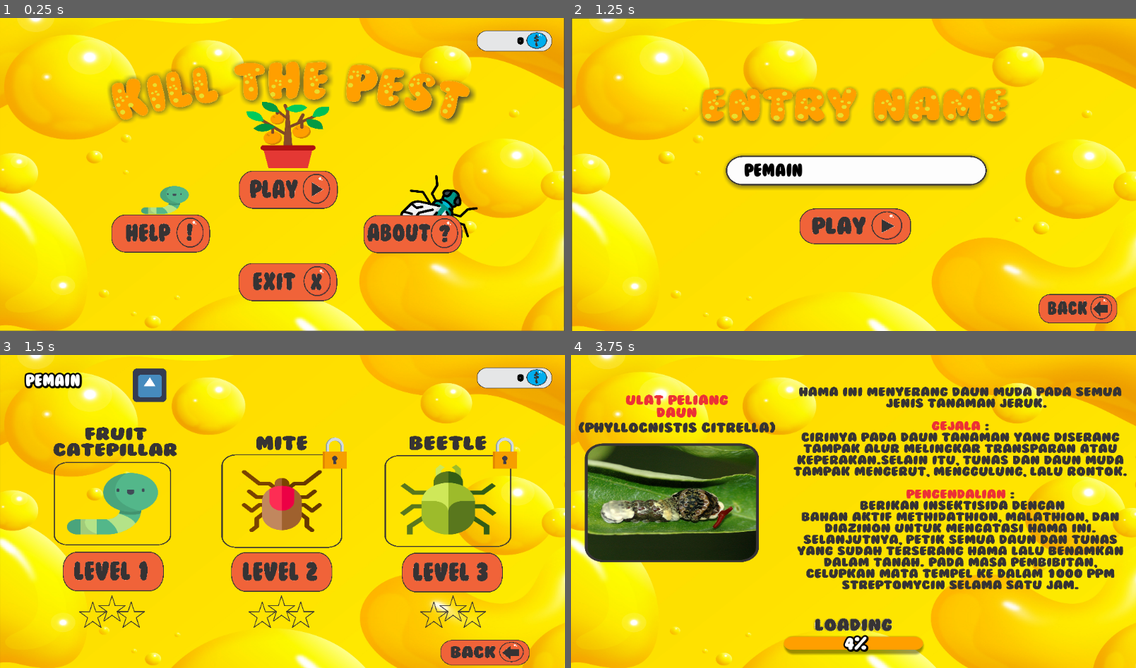
Above: before the commit, frames 1-4 (two rows, left to right).
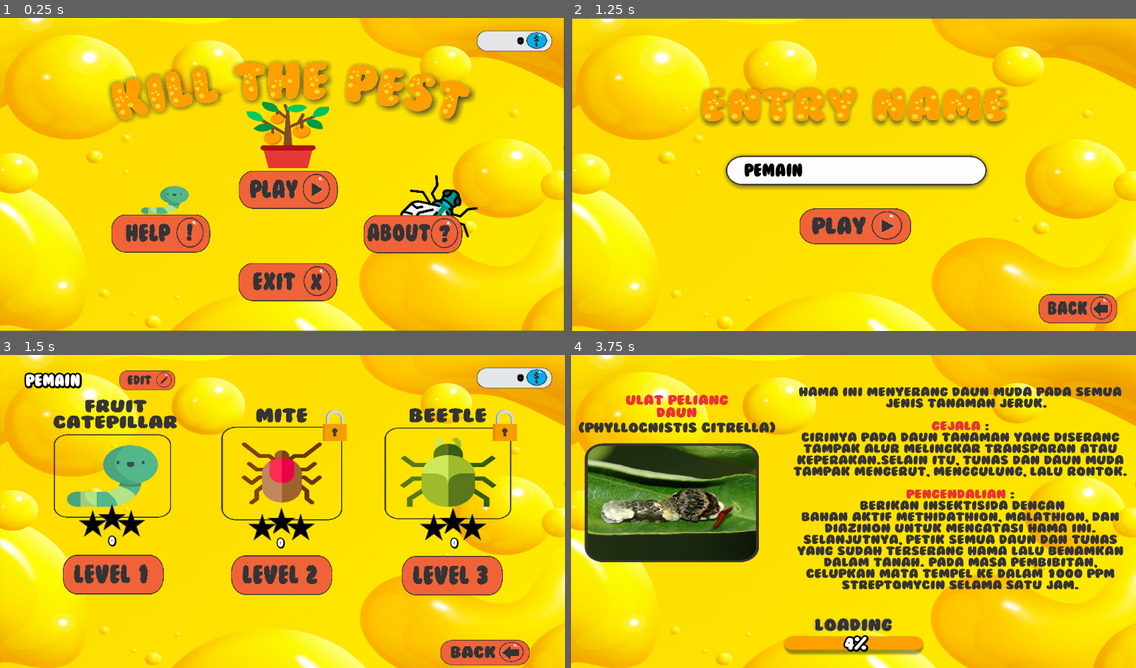
Above: after the commit, the same moments.

Repository: AryaRamadhan24/PPL
Game: Godot game, scene res://scene/Main Menu.tscn
Same seed, same stepped clock (60 frames per second), same inputs: the game is played once before the commit and once after it. The engine's default icon, where the game draws it, is replaced by a stand-in: a white triangle on a blue panel in a dark square.
Inputs (mouse positions are in pixels of both pictures, inside the frame that each line leads up to; where the layout moved, square brackets give the same spot in the first picture):
- Up to frame 1 (0.25 s): no input
- Up to frame 2 (1.25 s): click (859, 190) at 0.5 s
- Up to frame 3 (1.5 s): click (282, 564) at 1.25 s
- Up to frame 4 (3.75 s): click (853, 574) [853, 570] at 2 s; click (1023, 577) [1023, 574] at 2.75 s; click (684, 574) [684, 570] at 3.5 s

Frames 1-2 are identical in both runs. In frame 3, 18% of the frame differs, in the area x 9-92%, y 4-88%; in frame 4, nothing differs.
Error before the commit: Invalid get index 'get_unlocked_lvl' (on base: 'Node (db.gd)'). Did you mean '.get_unlocked_lvl()' or funcref(obj, "get_unlocked_lvl") ? (res://script/Level)

Commit message:
Add: level star

Diff:
--- a/element/mob/bom.gd
+++ b/element/mob/bom.gd
@@ -3,7 +3,7 @@
 const txt = preload("res://element/explosion.png")
 
 const UP = Vector2(0, -1)
-const GRAVITY = 7
+const GRAVITY = 5
 const ACCELERATION = 10
 const MAX_SPEED = 200
 const JUMP_HEIGHT = -550
@@ -18,11 +18,11 @@
 	pass # Replace with function body.
 
 func _process(delta):
-	$hilang.text = str(stepify($BomHilang.get_time_left(),0.1))
+	$hilang.text = str(int($BomHilang.get_time_left()))
 
 
 func _on_Bom_Hilang_timeout():
 	$bom.texture = txt
 	$hilang.hide()
-	yield(get_tree().create_timer(0.5), "timeout")
+	yield(get_tree().create_timer(0.2), "timeout")
 	$".".queue_free()
--- a/element/mob/bom.tscn
+++ b/element/mob/bom.tscn
@@ -5,7 +5,7 @@
 [ext_resource path="res://element/font/Bubblegum.ttf" type="DynamicFontData" id=3]
 
 [sub_resource type="CapsuleShape2D" id=1]
-radius = 39.8794
+radius = 47.2631
 height = 0.0
 
 [sub_resource type="DynamicFont" id=2]
@@ -27,7 +27,7 @@
 shape = SubResource( 1 )
 
 [node name="BomHilang" type="Timer" parent="."]
-wait_time = 5.0
+wait_time = 7.0
 autostart = true
 
 [node name="hilang" type="Label" parent="."]
--- /dev/null
+++ b/element/mob/wanderController.gd
@@ -0,0 +1,24 @@
+extends Node2D
+
+export(int) var wander_range = 32
+
+onready var start_position = global_position
+onready var target_position = global_position
+
+onready var timer = $Timer
+
+func _ready():
+	update_target_position()
+
+func update_target_position():
+	var target_vector = Vector2(rand_range(-wander_range, wander_range), rand_range(-wander_range, wander_range))
+	target_position = start_position + target_vector
+
+func get_time_left():
+	return timer.time_left
+
+func start_wander_timer(duration):
+	timer.start(duration)
+
+func _on_Timer_timeout():
+	update_target_position()
--- a/scene/Level Menu.tscn
+++ b/scene/Level Menu.tscn
@@ -11,13 +11,19 @@
 [ext_resource path="res://script/Level Menu.gd" type="Script" id=9]
 [ext_resource path="res://element/font/Bubblegum.ttf" type="DynamicFontData" id=10]
 [ext_resource path="res://element/back.png" type="Texture" id=11]
-[ext_resource path="res://icon.png" type="Texture" id=12]
+[ext_resource path="res://element/edit.png" type="Texture" id=12]
 [ext_resource path="res://element/padlock.png" type="Texture" id=13]
 [ext_resource path="res://element/bintang.png" type="Texture" id=14]
 
 [sub_resource type="DynamicFont" id=1]
 size = 30
 outline_size = 3
+outline_color = Color( 0, 0, 0, 1 )
+font_data = ExtResource( 10 )
+
+[sub_resource type="DynamicFont" id=3]
+size = 20
+outline_size = 2
 outline_color = Color( 0, 0, 0, 1 )
 font_data = ExtResource( 10 )
 
@@ -53,70 +59,162 @@
 }
 
 [node name="TextureButton" type="TextureButton" parent="username"]
-margin_left = 204.657
-margin_top = 2.51984
-margin_right = 268.657
-margin_bottom = 66.5198
+margin_left = 179.344
+margin_top = -0.990959
+margin_right = 286.344
+margin_bottom = 52.009
 texture_normal = ExtResource( 12 )
+expand = true
+stretch_mode = 5
 __meta__ = {
 "_edit_use_anchors_": false
 }
 
 [node name="Ulat" type="Sprite" parent="."]
-position = Vector2( 220.102, 251.661 )
+position = Vector2( 220.102, 198.661 )
 scale = Vector2( 0.13629, 0.0969595 )
 texture = ExtResource( 2 )
 
 [node name="Level 1" type="TextureButton" parent="."]
 margin_left = 119.573
-margin_top = 377.314
+margin_top = 383.314
 margin_right = 312.573
-margin_bottom = 453.314
+margin_bottom = 459.314
 texture_normal = ExtResource( 6 )
 expand = true
 __meta__ = {
 "_edit_use_anchors_": false
 }
 
+[node name="score1" type="Label" parent="."]
+margin_left = 129.0
+margin_top = 330.0
+margin_right = 300.0
+margin_bottom = 384.0
+custom_fonts/font = SubResource( 3 )
+custom_colors/font_color = Color( 1, 1, 1, 1 )
+custom_colors/font_outline_modulate = Color( 0, 0, 0, 1 )
+custom_colors/font_color_shadow = Color( 0, 0, 0, 1 )
+text = "{score}"
+align = 1
+valign = 1
+autowrap = true
+max_lines_visible = 1
+__meta__ = {
+"_edit_use_anchors_": false
+}
+
+[node name="star_stg1" type="TextureRect" parent="."]
+margin_left = 151.497
+margin_top = 286.373
+margin_right = 277.497
+margin_bottom = 348.373
+texture = ExtResource( 14 )
+expand = true
+stretch_mode = 7
+__meta__ = {
+"_edit_use_anchors_": false
+}
+
 [node name="Lebah" type="Sprite" parent="."]
-position = Vector2( 538.749, 262.302 )
+position = Vector2( 538.749, 209.302 )
 scale = Vector2( 0.13629, 0.105732 )
 texture = ExtResource( 1 )
 
+[node name="star_stg2" type="TextureRect" parent="."]
+margin_left = 475.352
+margin_top = 293.373
+margin_right = 601.352
+margin_bottom = 355.373
+texture = ExtResource( 14 )
+expand = true
+stretch_mode = 7
+__meta__ = {
+"_edit_use_anchors_": false
+}
+
 [node name="Level 2" type="TextureButton" parent="."]
 margin_left = 442.369
-margin_top = 378.094
+margin_top = 384.094
 margin_right = 635.369
-margin_bottom = 454.094
+margin_bottom = 460.094
 texture_normal = ExtResource( 5 )
 expand = true
 __meta__ = {
 "_edit_use_anchors_": false
 }
 
+[node name="score2" type="Label" parent="."]
+margin_left = 451.369
+margin_top = 334.373
+margin_right = 622.369
+margin_bottom = 388.373
+custom_fonts/font = SubResource( 3 )
+custom_colors/font_color = Color( 1, 1, 1, 1 )
+custom_colors/font_outline_modulate = Color( 0, 0, 0, 1 )
+custom_colors/font_color_shadow = Color( 0, 0, 0, 1 )
+text = "{score}"
+align = 1
+valign = 1
+autowrap = true
+max_lines_visible = 1
+__meta__ = {
+"_edit_use_anchors_": false
+}
+
 [node name="padlock_2" type="Sprite" parent="."]
-position = Vector2( 639.863, 187.93 )
+position = Vector2( 639.863, 134.93 )
 scale = Vector2( 0.116061, 0.116061 )
 texture = ExtResource( 13 )
 
 [node name="Jamur" type="Sprite" parent="."]
-position = Vector2( 856.306, 261.747 )
+position = Vector2( 856.306, 208.747 )
 scale = Vector2( 0.138923, 0.101004 )
 texture = ExtResource( 4 )
 
+[node name="star_stg3" type="TextureRect" parent="."]
+margin_left = 803.45
+margin_top = 293.373
+margin_right = 929.45
+margin_bottom = 355.373
+texture = ExtResource( 14 )
+expand = true
+stretch_mode = 7
+__meta__ = {
+"_edit_use_anchors_": false
+}
+
 [node name="Level 3" type="TextureButton" parent="."]
 margin_left = 767.911
-margin_top = 379.427
+margin_top = 385.427
 margin_right = 960.911
-margin_bottom = 455.427
+margin_bottom = 461.427
 texture_normal = ExtResource( 7 )
 expand = true
 __meta__ = {
 "_edit_use_anchors_": false
 }
 
+[node name="score3" type="Label" parent="."]
+margin_left = 782.911
+margin_top = 334.373
+margin_right = 953.911
+margin_bottom = 388.373
+custom_fonts/font = SubResource( 3 )
+custom_colors/font_color = Color( 1, 1, 1, 1 )
+custom_colors/font_outline_modulate = Color( 0, 0, 0, 1 )
+custom_colors/font_color_shadow = Color( 0, 0, 0, 1 )
+text = "{score}"
+align = 1
+valign = 1
+autowrap = true
+max_lines_visible = 1
+__meta__ = {
+"_edit_use_anchors_": false
+}
+
 [node name="padlock_3" type="Sprite" parent="."]
-position = Vector2( 964.951, 187.93 )
+position = Vector2( 964.951, 134.93 )
 scale = Vector2( 0.116061, 0.116061 )
 texture = ExtResource( 13 )
 
@@ -153,42 +251,6 @@
 __meta__ = {
 "_edit_use_anchors_": false
 }
-
-[node name="star_stg1" type="TextureRect" parent="."]
-margin_left = 151.497
-margin_top = 461.373
-margin_right = 277.497
-margin_bottom = 523.373
-texture = ExtResource( 14 )
-expand = true
-stretch_mode = 7
-__meta__ = {
-"_edit_use_anchors_": false
-}
-
-[node name="star_stg2" type="TextureRect" parent="."]
-margin_left = 475.352
-margin_top = 461.373
-margin_right = 601.352
-margin_bottom = 523.373
-texture = ExtResource( 14 )
-expand = true
-stretch_mode = 7
-__meta__ = {
-"_edit_use_anchors_": false
-}
-
-[node name="star_stg3" type="TextureRect" parent="."]
-margin_left = 803.45
-margin_top = 461.373
-margin_right = 929.45
-margin_bottom = 523.373
-texture = ExtResource( 14 )
-expand = true
-stretch_mode = 7
-__meta__ = {
-"_edit_use_anchors_": false
-}
 [connection signal="pressed" from="username/TextureButton" to="." method="_on_editname"]
 [connection signal="pressed" from="Level 1" to="." method="_on_Level_1_pressed"]
 [connection signal="pressed" from="Level 2" to="." method="_on_Level_2_pressed"]
--- a/scene/Level/Level 1.gd
+++ b/scene/Level/Level 1.gd
@@ -19,7 +19,7 @@
 		spawn_wave(Global.get_pd())
 		pass
 	var mob_limit = Global.get_mob_limit(level)
-	if(get_spawned_mob() == mob_limit):
+	if(get_spawned_mob() == mob_limit+2):
 		check_result()
 
 func spawn_wave(direction):
@@ -75,7 +75,7 @@
 	var mob_limit = Global.get_mob_limit(level)
 	if get_spawned_mob() <= mob_limit:
 		spawn_mob(rand_range(225,775))
-		set_spawned_mob(get_spawned_mob()+1)
+	set_spawned_mob(get_spawned_mob()+1)
 
 
 func _on_BomTimer_spawn():
@@ -85,7 +85,7 @@
 	level = int($".".name)
 
 func spawn_mob(x):
-	print("Spawn Time")
+	print("Spawn Time ", get_spawned_mob())
 	match level:
 		1:      #caterpilar
 			var mob = caterpilar.instance()
@@ -100,32 +100,51 @@
 			pass
 
 func check_result():
+	var star = 0
 	var mob_limit = Global.get_mob_limit(level)
+	Global.set_level_score(level, get_poin())
 	match level:
 		1:      #caterpilar
 			if(get_poin()<50):
+				star = 0
 				print('fail')
 			elif(get_poin()<=60):
+				star = 1
 				print("*1")
 			elif(get_poin()<=80):
+				star = 2
 				print("*2")
 			elif(get_poin()>80):
+				star = 3
 				print("*3")
 		2:      #flies
 			if(get_poin()<100):
+				star = 0
 				print('fail')
 			elif(get_poin()<=110):
+				star = 1
 				print("*1")
 			elif(get_poin()<=130):
+				star = 2
 				print("*2")
 			elif(get_poin()>130):
+				star = 3
 				print("*3")
 		3:      #mushroom
 			if(get_poin()<150):
+				star = 0
 				print('fail')
 			elif(get_poin()<=160):
+				star = 1
 				print("*1")
 			elif(get_poin()<=180):
+				star = 2
 				print("*2")
 			elif(get_poin()>180):
+				star = 3
 				print("*3")
+	if(level>1 && star>0):
+		if(Global.get_unlocked_lvl()<level+1):
+			Global.unlock_lvl(level+1)
+		if(Global.get_level_star(level)<star):
+			Global.set_level_star(level, star)
--- /dev/null
+++ b/scene/wandercontroller.tscn
@@ -0,0 +1,9 @@
+[gd_scene load_steps=2 format=2]
+
+[ext_resource path="res://element/mob/wanderController.gd" type="Script" id=1]
+
+[node name="Node2D" type="Node2D"]
+script = ExtResource( 1 )
+
+[node name="Timer" type="Timer" parent="."]
+[connection signal="timeout" from="Timer" to="." method="_on_Timer_timeout"]
--- a/script/Level Menu.gd
+++ b/script/Level Menu.gd
@@ -1,5 +1,6 @@
 extends Node2D
 
+const b0 = preload("res://element/bintang.png")
 const b1 = preload("res://element/bintang 1.png")
 const b2 = preload("res://element/bintang 2.png")
 const b3 = preload("res://element/bintang 3.png")
@@ -7,29 +8,54 @@
 func _ready():
 	$Sprite2/score.text = str(Global.get_total())
 	$username.text = str(Global.get_username())
-	#$star_stg1.texture =
-	#$star_stg2.texture =
-	#$star_stg3.texture =
-
+	set_star($star_stg1.name, 1)
+	$score1.text = str(Global.get_level_score(1))
+	set_star($star_stg2.name, 2)
+	$score2.text = str(Global.get_level_score(2))
+	set_star($star_stg3.name, 3)
+	$score3.text = str(Global.get_level_score(3))
 	if(Global.get_unlocked_lvl() >= 2):
 		$padlock_2.hide()
 	if(Global.get_unlocked_lvl() >= 3):
 		$padlock_3.hide()
 
+func set_star(named_node, lvl):
+	var star  = Global.get_level_star(lvl)
+	var node = get_node(named_node)
+	#node.texture = b3
+	match str(star):
+		"0":
+			node.texture = b0
+			print("disini 0")
+		"1":
+			node.texture = b1
+			print("disini 1")
+		"2":
+			node.texture = b2
+			print("disini 2")
+		"3":
+			node.texture = b3
+			print("disini 3")
+	return
+	#$star_stg1.texture =
+	#$star_stg2.texture =
+	#$star_stg3.texture =
+
 func _on_Level_1_pressed():
 	get_tree().change_scene("res://scene/EduUlat.tscn")
 
 func _on_Level_2_pressed():
-	if(Global.get_unlocked_lvl>=2):
+	if(Global.get_unlocked_lvl()>=2):
 		get_tree().change_scene("res://scene/EduBeetle.tscn")
+	pass
 
 func _on_Level_3_pressed():
-	if(Global.get_unlocked_lvl>=3):
+	if(Global.get_unlocked_lvl()>=3):
 		get_tree().change_scene("res://scene/EduMite.tscn")
+	pass
 
 func _on_back_pressed():
 	get_tree().change_scene("res://scene/Main Menu.tscn")
 
-
 func _on_editname():
 	get_tree().change_scene("res://scene/Play Menu.tscn")
--- a/script/lib/package_darkun7/db.gd
+++ b/script/lib/package_darkun7/db.gd
@@ -52,6 +52,16 @@
 	var result = get_score_data()[lvl][1]
 	print("Load score for stage ",lvl+1," with value ",result)
 	return result
+func set_level_score(lvl, score):
+	DB.appendJSON([lvl,1,score], "score")
+
+func get_level_star(lvl):
+	lvl = lvl-1
+	var result = get_score_data()[lvl][3]
+	print("Load Star for stage ",lvl+1," with value ",result)
+	return result
+func set_level_star(lvl, star):
+	DB.appendJSON([lvl,3,star], "score")
 
 func get_mob_limit(lvl):
 	lvl = lvl-1
--- a/script/lib/package_darkun7/json_helper.gd
+++ b/script/lib/package_darkun7/json_helper.gd
@@ -5,9 +5,9 @@
 			lv = 1
 		} setget , get_pemain
 var default_score = [
-	   [1, 0, 10],
-	   [2, 0, 15],
-	   [3, 0, 20],
+	   [1, 0, 10, 0],
+	   [2, 0, 15, 0],
+	   [3, 0, 20, 0],
 	] setget , get_score
 
 func get_pemain():
--- a/script/lib/package_darkun7/json_reader.gd
+++ b/script/lib/package_darkun7/json_reader.gd
@@ -29,6 +29,21 @@
 	saveJSON(session, path)
 	return true
 
+func appendJSON(value , path):
+	var added = false
+	var new_session = []
+	var session     = readJSON(path)
+	for n in session:
+		if value[0] == n[0]:
+			n[0] = value[0]
+			n[value[1]] = value[2]
+			added = true
+		new_session.append(n)
+	#if(!added):
+	#	new_session.append([value[0],value[1]])
+	saveJSON(new_session, path)
+	return true
+
 func saveJSON(data, path):
 	var file = File.new()
 	var target = Helper.path4(path)
Binary file changed: element/bintang 1.png
Binary file changed: element/bintang 2.png
Binary file changed: element/bintang.png
Binary file added: element/edit.png
Not shown, added: element/edit.png.import
Not shown: 1 places in scene/Level Menu.tscn that only renumber resources
